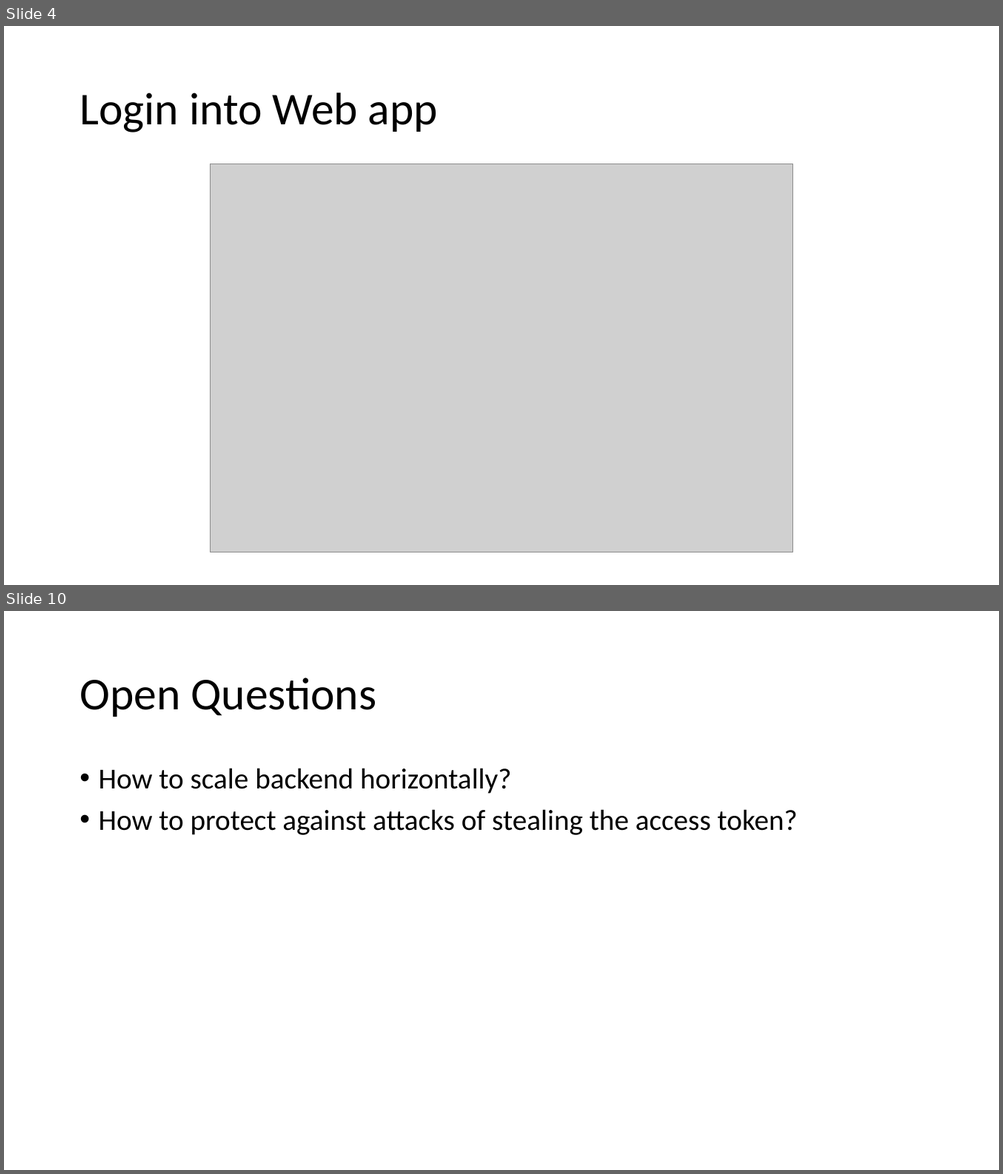
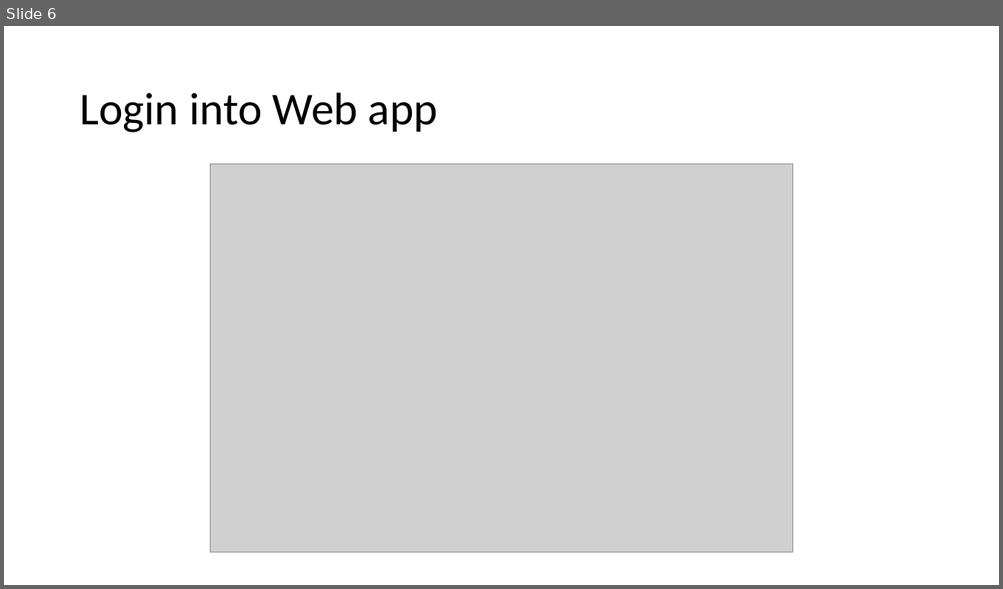
Before and after one commit to zatsepinvl/whatsclub, a slide deck: WhatsClub.pptx. Shown one above the other, each under a label of ours: slides 4 and 10 before the commit, slide 6 after it; the slides between them are not shown. The pictures are 1003x1174 and 1003x589 pixels, drawn with LibreOffice and Linux fonts; fonts in the diff are those of the drawing; grey boxes stand for pictures. Boxes give left, top, right and bottom in pixels: in the first picture for what was removed or moved away, otherwise in the second. Text is boxed around its words. In the diff, an @@ line names an element or a change of style, - is before the commit and + after.

```diff
--- a/WhatsClub.pptx
+++ b/WhatsClub.pptx
@@ slide 10 removed at [4, 611, 999, 1170], background #FFFFFF @@
@@ title removed at [79, 678, 376, 717] @@
-Open Questions
@@ text removed at [99, 768, 797, 835] @@
-• How to scale backend horizontally?
-• How to protect against attacks of stealing the access token?
@@ what was slide 4 is now slide 6 @@
```
Also in this commit, not shown: 4 slides changed, 4 slides added, 3 other slides removed, 19 other files.
